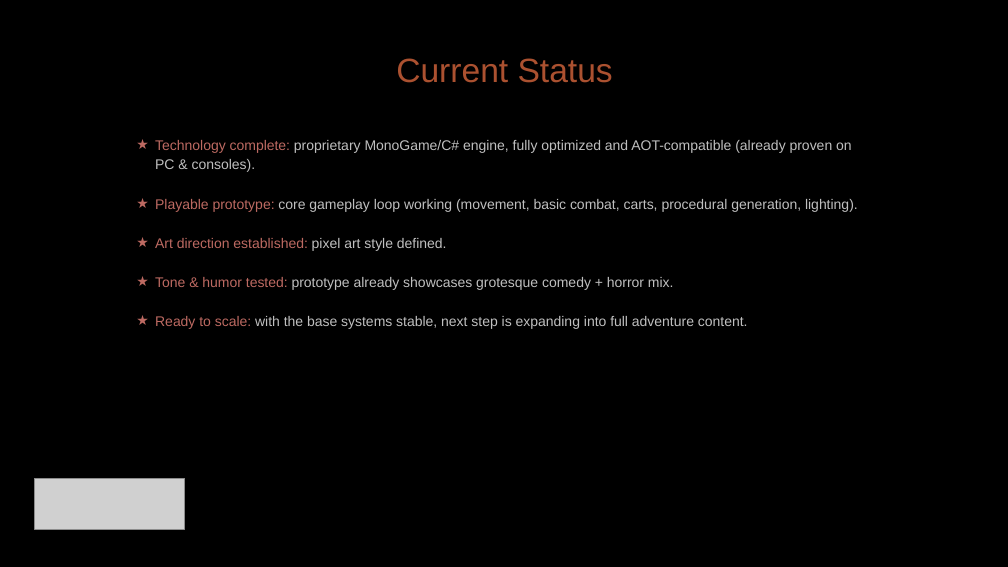
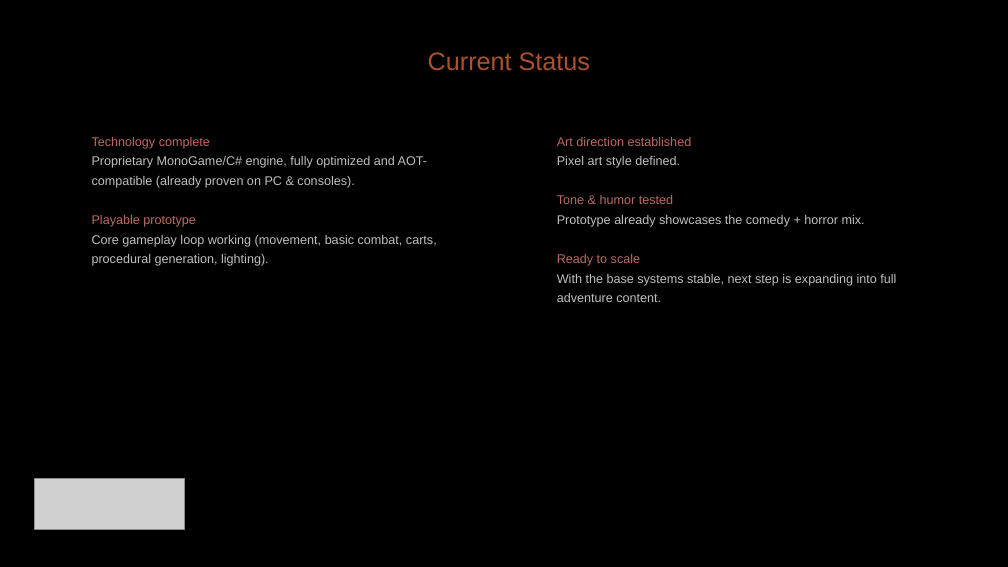
Before and after one commit to diegohcanepa/Remizione, a slide deck: slide 15 of Pitch Deck.pptx (slide 14 before the commit). Drawn at 1008x567 pixels with LibreOffice and Linux fonts; fonts in the diff are those of the drawing; grey boxes stand for pictures; background and template pictures are left out. Boxes give left, top, right and bottom in pixels: in the first picture for what was removed or moved away, otherwise in the second. Text is boxed around its words. In the diff, an @@ line names an element or a change of style, - is before the commit and + after.

```diff
--- a/Pitch Deck.pptx
+++ b/Pitch Deck.pptx
@@ text "Current Status": place and size @@
-text "Current Status" at <box>396,58,613,83</box>
+text "Current Status" at <box>428,52,590,70</box>
@@ text "Current Status" at <box>428,52,590,70</box>: size 24 to 18 pt @@
@@ text added at <box>92,137,437,266</box>, 9 pt, text #BFBFBF @@
+Technology complete
+Proprietary MonoGame/C# engine, fully optimized and AOT-compatible (already proven on PC & consoles).
+Playable prototype
+Core gameplay loop working (movement, basic combat, carts, procedural generation, lighting).
@@ subtitle removed at <box>155,140,858,329</box> @@
-★ Technology complete: proprietary MonoGame/C# engine, fully optimized and AOT-compatible (already proven on PC & consoles).
-★ Playable prototype: core gameplay loop working (movement, basic combat, carts, procedural generation, lighting).
-★ Art direction established: pixel art style defined.
-★ Tone & humor tested: prototype already showcases grotesque comedy + horror mix.
-★ Ready to scale: with the base systems stable, next step is expanding into full adventure content.
@@ text added at <box>557,137,896,302</box>, 9 pt, text #BFBFBF @@
+Art direction established
+Pixel art style defined.
+Tone & humor tested
+Prototype already showcases the comedy + horror mix.
+Ready to scale
+With the base systems stable, next step is expanding into full adventure content.
```
Also in this commit, not shown: 9 other slides changed, 1 slide added.
